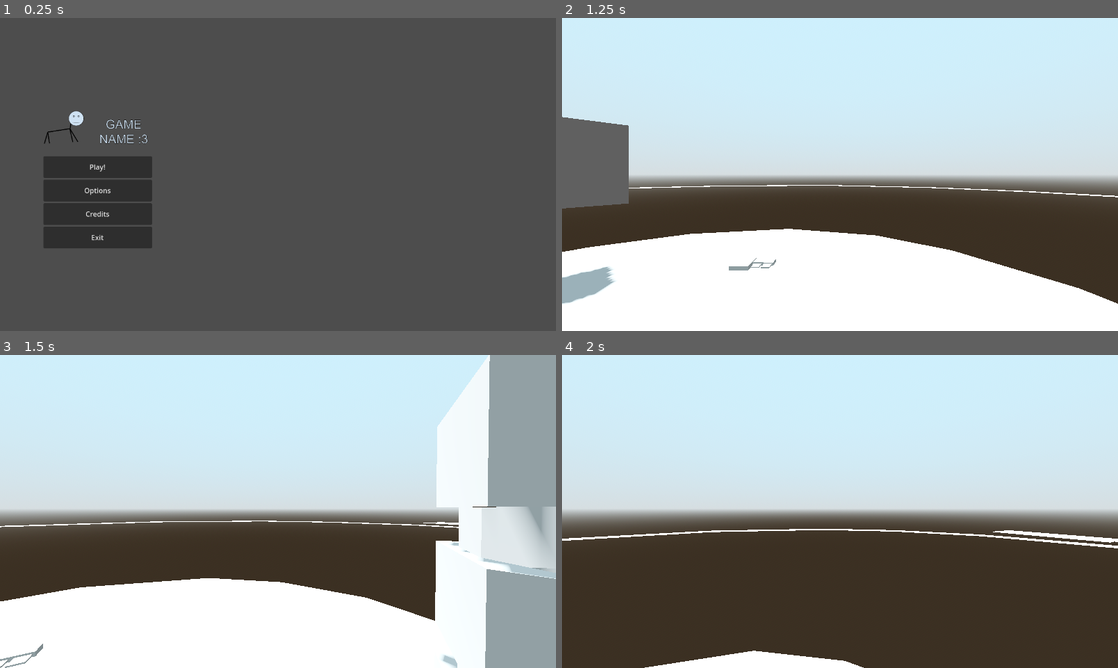
Above: before the commit, frames 1-4 (two rows, left to right).
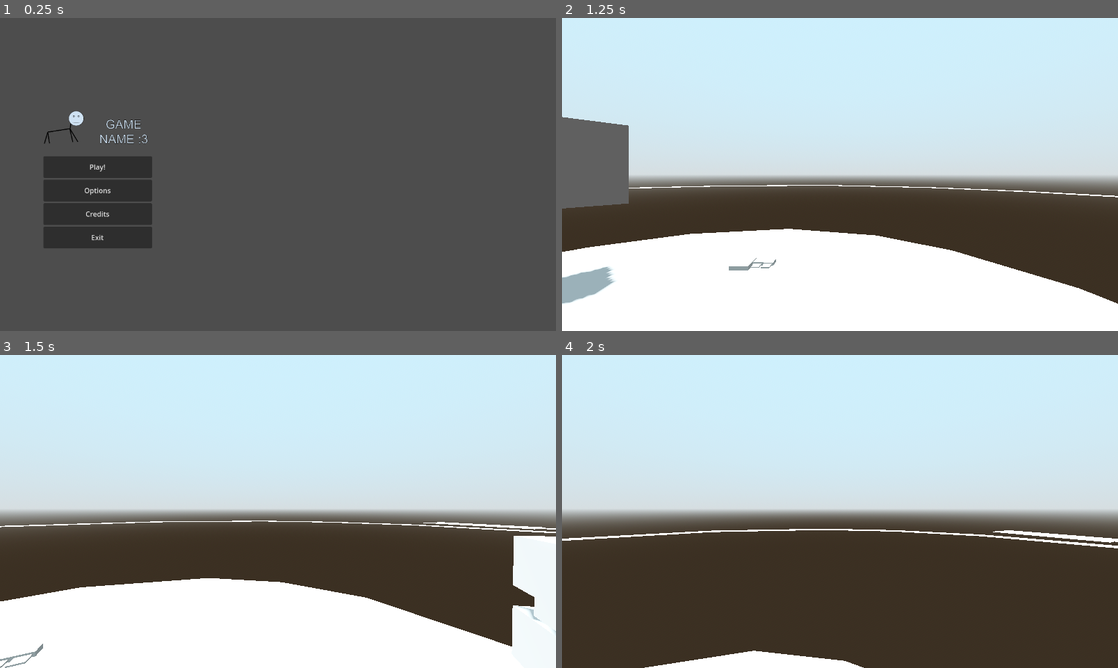
Above: after the commit, the same moments.

Repository: undeadjess/videogame
Game: Godot game, scene res://scenes/menus/menuMain.tscn
Same seed, same stepped clock (60 frames per second), same inputs: the game is played once before the commit and once after it.
Inputs (mouse positions are in pixels of both pictures, inside the frame that each line leads up to):
- Up to frame 1 (0.25 s): no input
- Up to frame 2 (1.25 s): click "Play!" at 0.5 s
- Up to frame 3 (1.5 s): tap Enter at 1.25 s; move the mouse to (305, 511) at 1.27 s; hold W (move_forward) from 1.28 s (still down); tap E (interact) at 1.35 s
- Up to frame 4 (2 s): keep holding W (move_forward); tap Space (jump) at 1.52 s

Frames 1-2 are identical in both runs. In frame 3, 19% of the frame differs, in the area x 78-100%, y 0-100%; in frame 4, nothing differs.

Commit message:
Adjust puzzle size

Diff:
--- a/src/assets/objects/decorations/puzzles/thingy/puzzle1.tscn
+++ b/src/assets/objects/decorations/puzzles/thingy/puzzle1.tscn
@@ -72,6 +72,7 @@
 data = PackedVector3Array(0, -1, -1, 0, -1, 0, 0.9511, -1, -0.309, 0.9511, -0.4688, -0.309, 0, -0.4688, 0, 0, -0.4688,  …(1066 unchanged characters)…
 
 [node name="Puzzle1" type="Node3D"]
+transform = Transform3D(0.7, 0, 0, 0, 0.7, 0, 0, 0, 0.7, 0, 0, 0)
 
 [node name="Base" type="MeshInstance3D" parent="."]
 transform = Transform3D(0.5, 0, 0, 0, 1, 0, 0, 0, 0.5, 0, 0, 0)
--- a/src/scenes/map-main.tscn
+++ b/src/scenes/map-main.tscn
@@ -81,6 +81,6 @@
 locked = true
 
 [node name="Puzzle1" parent="." instance=ExtResource("8_akain")]
-transform = Transform3D(1, 0, 0, 0, 1, 0, 0, 0, 1, 3.43607, 1.18135, 0)
+transform = Transform3D(0.7, 0, 0, 0, 0.7, 0, 0, 0, 0.7, 4.1537, 0.747191, 0)
 
 [connection signal="playerCollide" from="Monster" to="Player" method="_on_monster_player_collide"]
